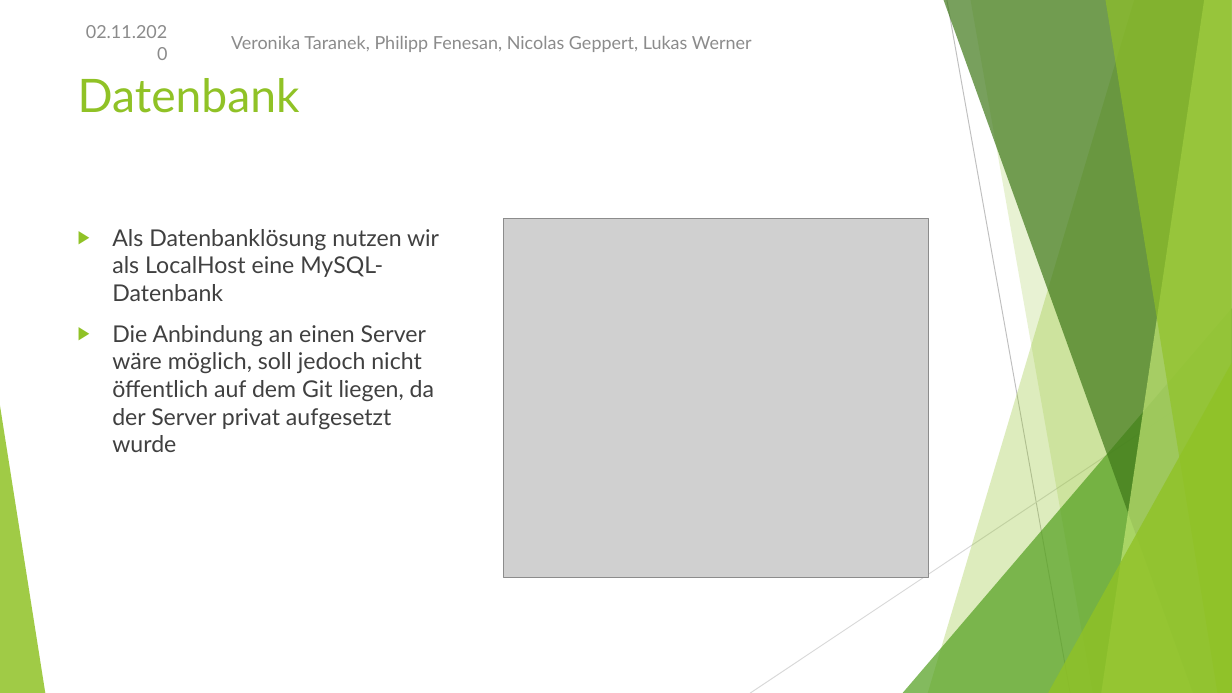
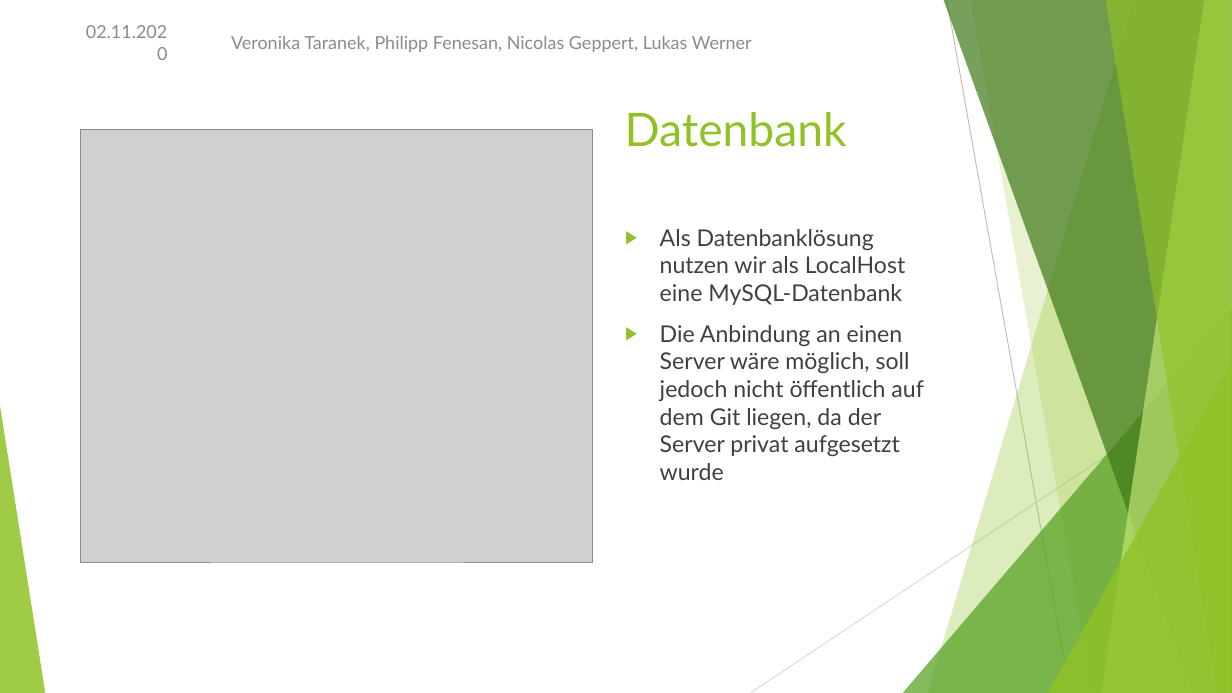
Before and after one commit to NicoGep/Programming_Project, a slide deck: slide 17 of presentation/wanderoo – Gruppe 3.pptx. Drawn at 1232x693 pixels with LibreOffice and Linux fonts; fonts in the diff are those of the drawing; grey boxes stand for pictures. Boxes give left, top, right and bottom in pixels: in the first picture for what was removed or moved away, otherwise in the second. Text is boxed around its words. In the diff, an @@ line names an element or a change of style, - is before the commit and + after.

```diff
--- a/presentation/wanderoo – Gruppe 3.pptx
+++ b/presentation/wanderoo – Gruppe 3.pptx
@@ title "Datenbank": place and size @@
-title "Datenbank" at bbox=[78, 78, 300, 113]
+title "Datenbank" at bbox=[625, 112, 847, 147]
@@ title "Datenbank" at bbox=[625, 112, 847, 147]: vertical alignment top to middle @@
@@ picture: place and size @@
-picture at bbox=[504, 218, 929, 578]
+picture at bbox=[80, 129, 592, 562]
@@ text "Als Datenbanklösung nutzen wir als ..." rewrapped from bbox=[112, 229, 439, 452] to bbox=[660, 229, 923, 480] @@
```
